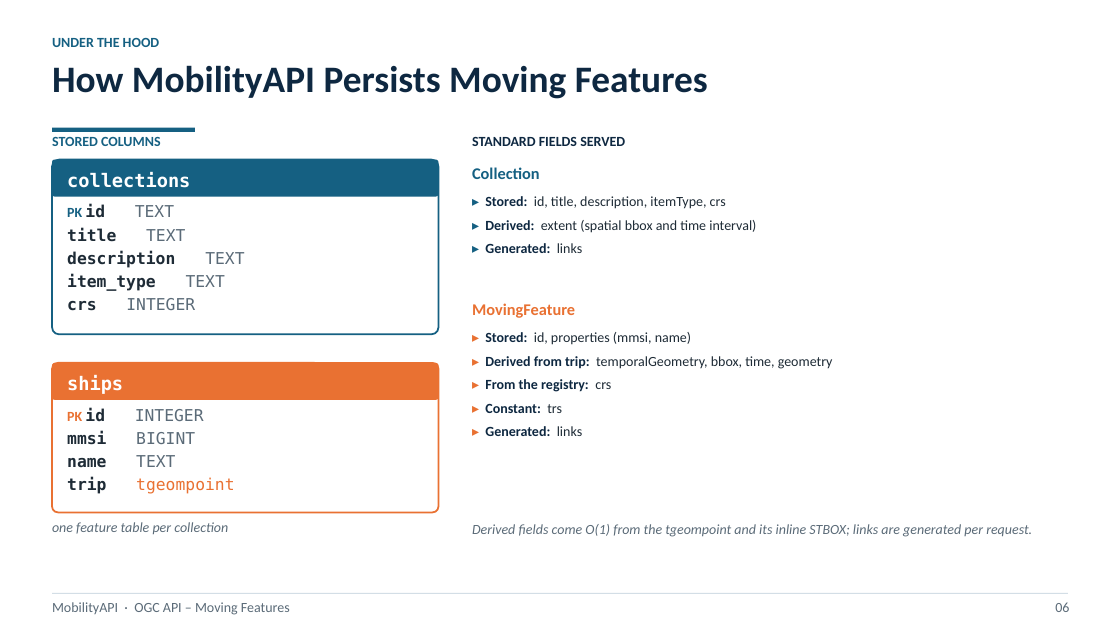
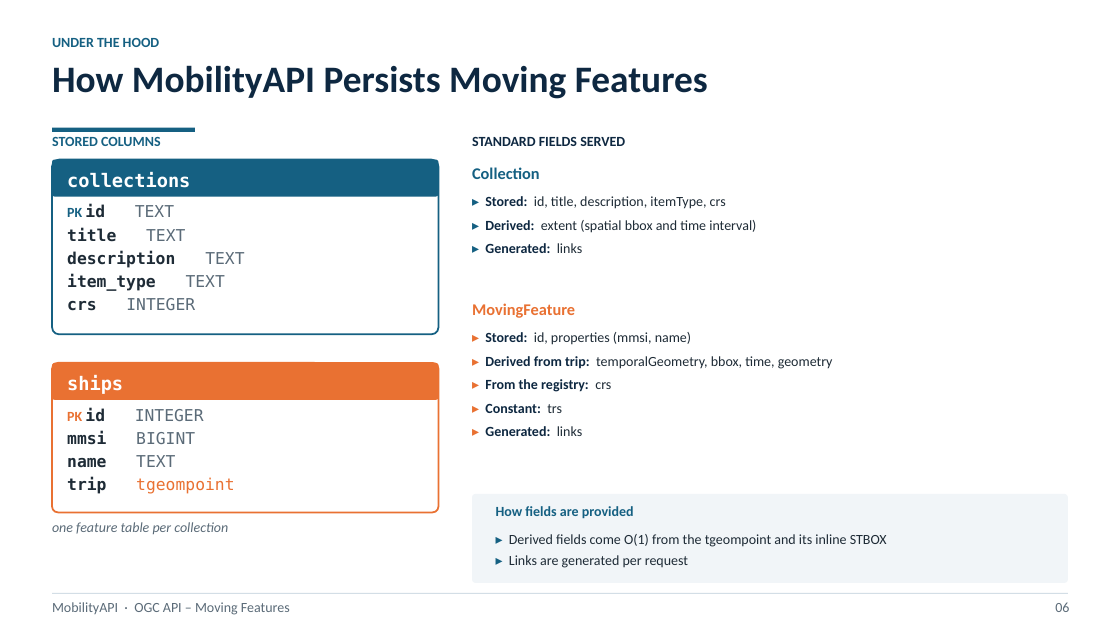
Before and after one commit to MobilityDB/MobilityAPI, a slide deck: slide 8 of MobilityAPIV5.pptx. Drawn at 1120x630 pixels with LibreOffice and Linux fonts; fonts in the diff are those of the drawing. Boxes give left, top, right and bottom in pixels: in the first picture for what was removed or moved away, otherwise in the second. Text is boxed around its words. In the diff, an @@ line names an element or a change of style, - is before the commit and + after.

```diff
--- a/MobilityAPIV5.pptx
+++ b/MobilityAPIV5.pptx
@@ rounded rectangle added at [472, 494, 1068, 583], fill #F1F5F8 @@
@@ text added at [496, 506, 634, 519], 12 pt, text #156082, bold @@
+How fields are provided
@@ text at [509, 534, 887, 568]: text changed; text colour #5B6B78 to #1E2B36; italic off @@
-Derived fields come O(1) from the tgeompoint and its inline STBOX; links are generated per request.
+▸ Derived fields come O(1) from the tgeompoint and its inline STBOX
+▸ Links are generated per request
```
Also in this commit, not shown: 3 other slides changed, 1 other file.
